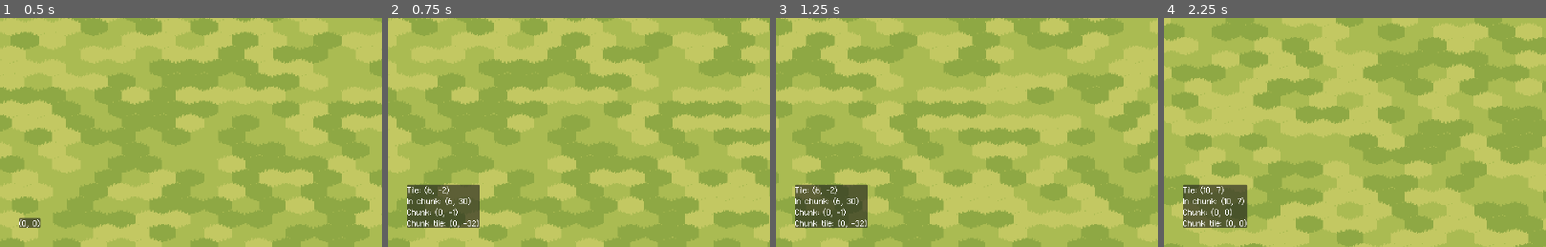
Above: before the commit, frames 1-4 (left to right).
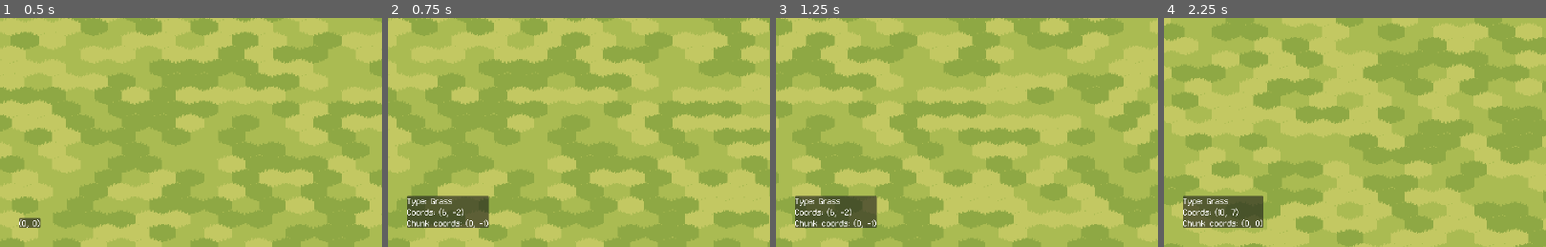
Above: after the commit, the same moments.

Repository: team-fow/riviver
Game: Godot game, scene res://scenes/game/game.tscn
Same seed, same stepped clock (60 frames per second), same inputs: the game is played once before the commit and once after it.
Inputs (mouse positions are % of the whole screen's width and height, from its top left):
- Up to frame 1 (0.5 s): no input
- Up to frame 2 (0.75 s): tap Enter at 0.5 s; move the mouse to (72, 45) at 0.52 s; press the mouse at (72, 45) at 0.53 s; hold D (move_right) from 0.53 s (still down)
- Up to frame 3 (1.25 s): keep holding D (move_right)
- Up to frame 4 (2.25 s): move the mouse to (30, 55) at 1.27 s; release D (move_right) at 1.28 s; release the mouse at (30, 55) at 1.28 s; hold S (move_down) 1.28-2.03 s; right-click (30, 55) at 1.35 s; move the mouse to (60, 28) at 2.02 s; hold D (move_right) from 2.03 s (still down); hold Alt (sprint) from 2.03 s (still down)
The pictures show only the part of the screen within x 0-50%, y 50-100%; the shares and areas given below are measured in that part.

Frame 1 is identical in both runs. In frame 2, 1.9% of the frame differs, in the area x 5-27%, y 72-92%; in frame 3, 1.9%; in frame 4, 2.0%, in the area x 5-26%, y 72-92%.

Commit message:
changed editor tooltip info

Diff:
--- a/scenes/debug/editor/editor.gd
+++ b/scenes/debug/editor/editor.gd
@@ -28,11 +28,10 @@
 	if event is InputEventMouseMotion:
 		var chunk: GridChunk = Game.grid.get_chunk(Grid.get_chunk_coords(coords))
 		if chunk:
-			coords_label.text = "Tile: %s\nIn chunk: %s\nChunk: %s\nChunk tile: %s" % [
+			coords_label.text = "Type: %s\nCoords: %s\nChunk coords: %s" % [
+				Game.grid.get_tile(coords).get_info().name,
 				str(coords),
-				str(coords - chunk.tile_offset),
 				str(chunk.chunk_coords),
-				str(chunk.tile_offset)
 			]
 
 
